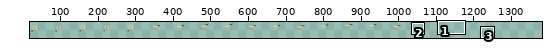
Edited in one commit: sprite sheet (assets/images/arms.png). Above: a wide view before the commit, with the close-up outlined.
Close-up. Before:
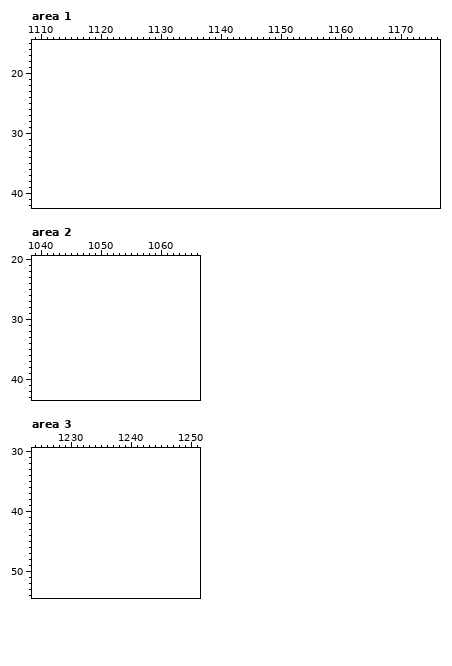
The file is 1024x64 pixels. Shown: area 1: x 1109..1176, y 15..42; area 2: x 1039..1066, y 20..43; area 3: x 1224..1251, y 30..54. The old version is drawn lined up with the new one, on the new canvas. The wide view leaves out empty margins. The commit also changed other parts of the picture, which this record leaves out.
The result:
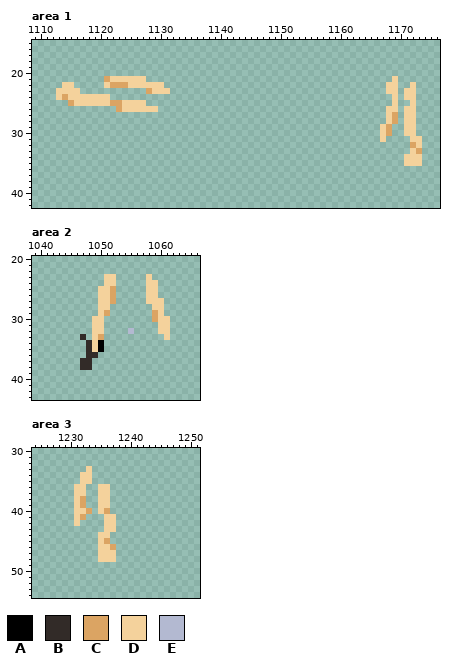
Palette (. is transparent): A #000000  B #322b28  C #dba463  D #f4d29c  E #b3b9d1
Change:
canvas 1024x64 -> 1408x64
Changed rows in their new state; - is an unchanged pixel.
Area 1:
first column x 1113:
21 --------CDDDDDD-----------------------------------------D----
22 -DD-----DCCCDDDDDD-------------------------------------DD--D-
23 DDDD-----------CDDD------------------------------------DD-DD-
24 DCDDDDDDD-----------------------------------------------D-DD-
25 --CDDDDDDCCDDDD-----------------------------------------D--D-
26 ----------CDDDDDD--------------------------------------DD-DD-
27 -------------------------------------------------------DC-DD-
28 -------------------------------------------------------DC-DD-
29 ------------------------------------------------------DC--DD-
30 ------------------------------------------------------DC--DD-
31 ------------------------------------------------------D----DD
32 -----------------------------------------------------------CD
33 -----------------------------------------------------------DC
34 ----------------------------------------------------------DDD
35 ----------------------------------------------------------DDD
Area 2:
first column x 1047:
23 ----DD-----D---
24 ----DD-----DD--
25 ---DDC-----DD--
26 ---DDC-----DD--
27 ---DDC-----DDD-
28 ---DD-------DD-
29 ---DC-------CD-
30 --DD--------CDD
31 --DD---------DD
32 --DD----E----DD
33 B-DC----------D
34 -BDA-----------
35 -BDA-----------
36 -BB------------
37 BB-------------
38 BB-------------
Area 3:
first column x 1231:
33 --D----
34 -DD----
35 -DD----
36 DD--DD-
37 DD--DD-
38 DC--DD-
39 DC--DD-
40 DDC-DC-
41 DC---DD
42 D----DD
43 -----DD
44 ----DD-
45 ----DC-
46 ----DDC
47 ----DDD
48 ----DDD
